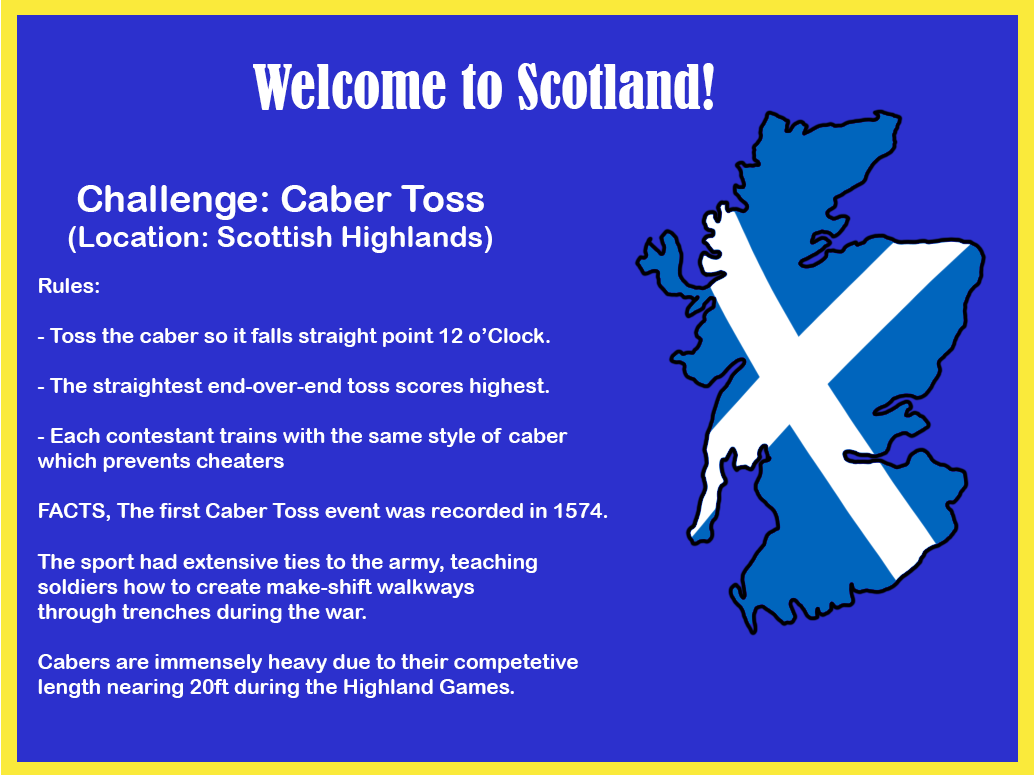
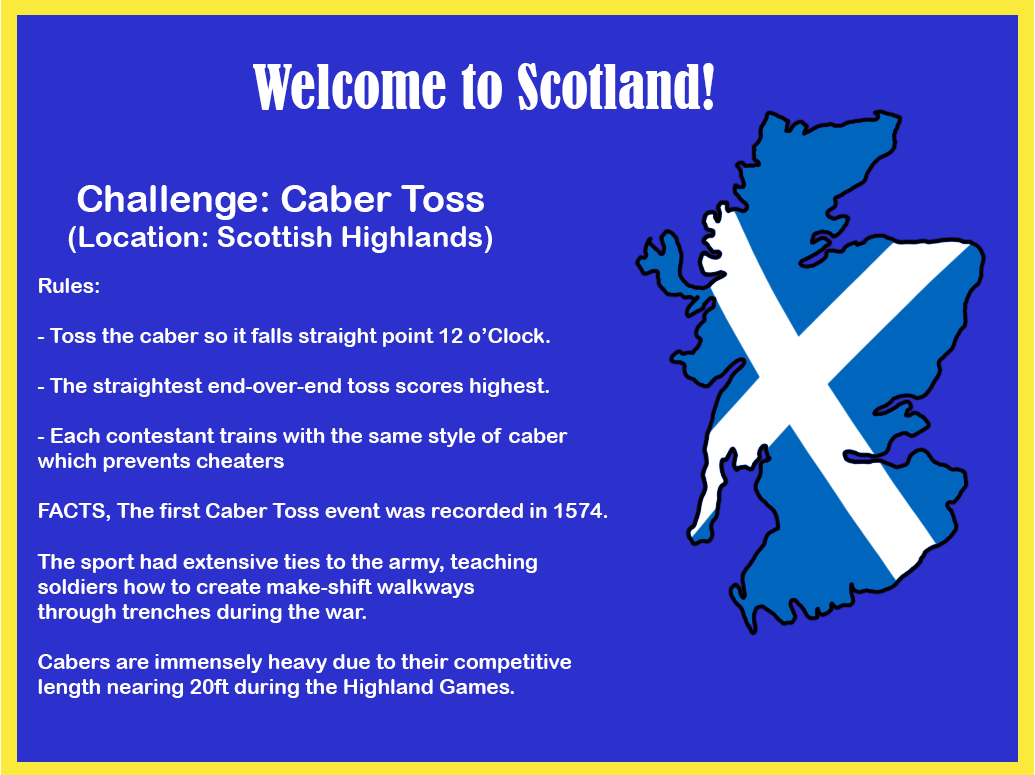
Revision of a layered 1035x775 image; what changed, layer by layer:
painted on "Rules: - Toss the caber so it falls straight point 12 o’Clock." over [530, 654, 578, 669]
